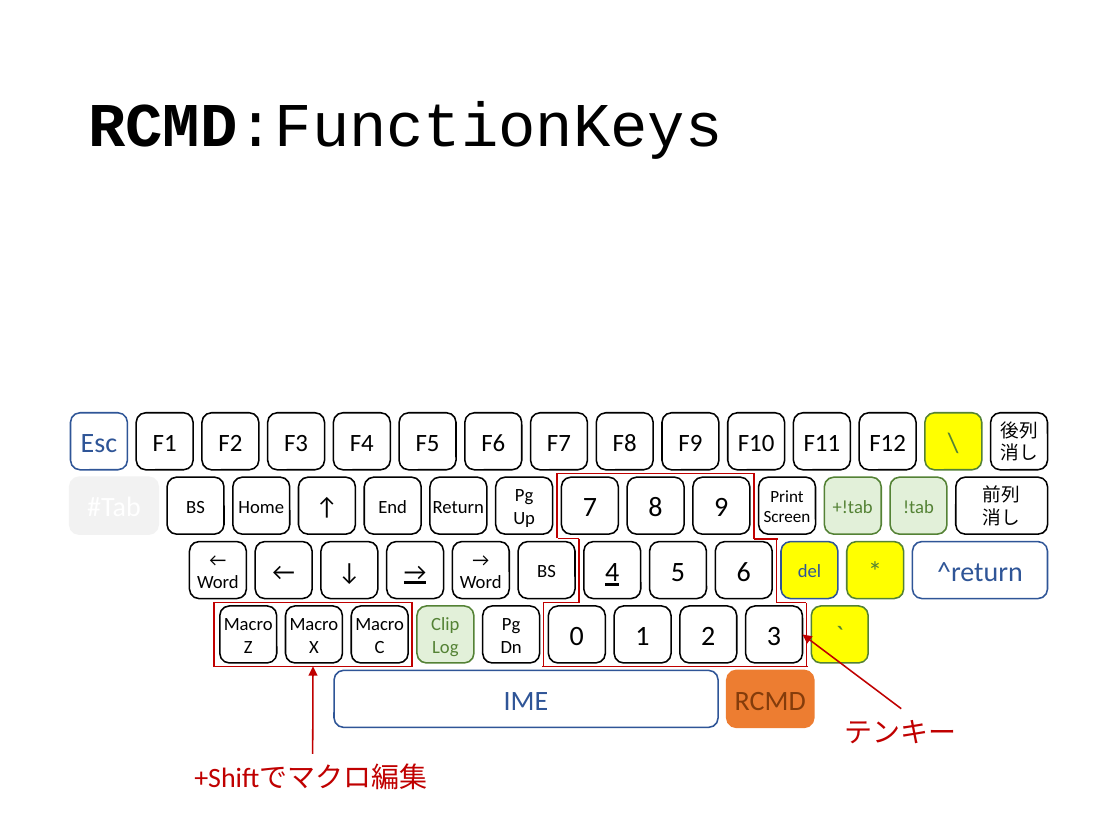
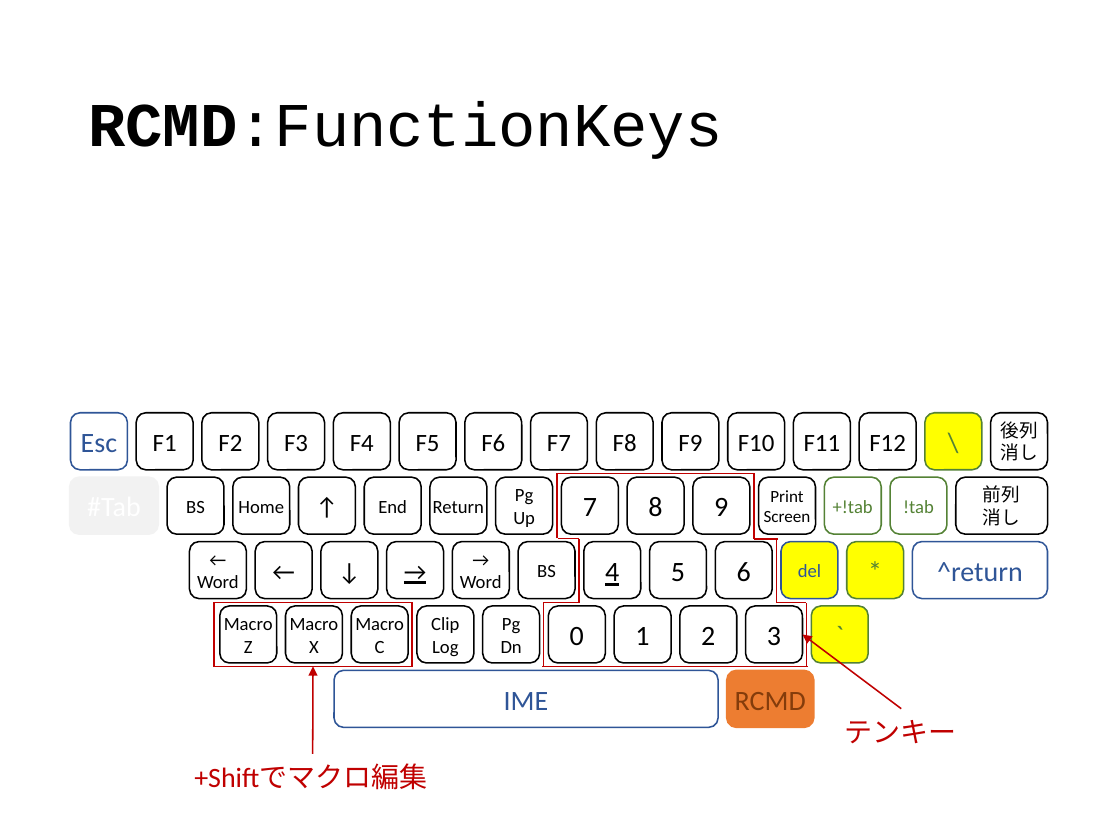
Before and after one commit to ittooo66/myAHK, a slide deck: slide 3 of MANUAL.pptx. Drawn at 1120x840 pixels with LibreOffice and Linux fonts; fonts in the diff are those of the drawing. Boxes give left, top, right and bottom in pixels: in the first picture for what was removed or moved away, otherwise in the second. Text is boxed around its words. In the diff, an @@ line names an element or a change of style, - is before the commit and + after.

```diff
--- a/MANUAL.pptx
+++ b/MANUAL.pptx
@@ rounded rectangle "+!tab" at (x1=824, y1=477, x2=881, y2=534): fill #E2F0D9 to none @@
@@ rounded rectangle "!tab" at (x1=890, y1=477, x2=948, y2=534): fill #E2F0D9 to none @@
@@ rounded rectangle "Clip" at (x1=417, y1=606, x2=474, y2=663): text colour #548235 to #000000; fill #E2F0D9 to none; outline #548235 1 pt to #000000 1 pt @@
```
Also in this commit, not shown: 6 other slides changed.
